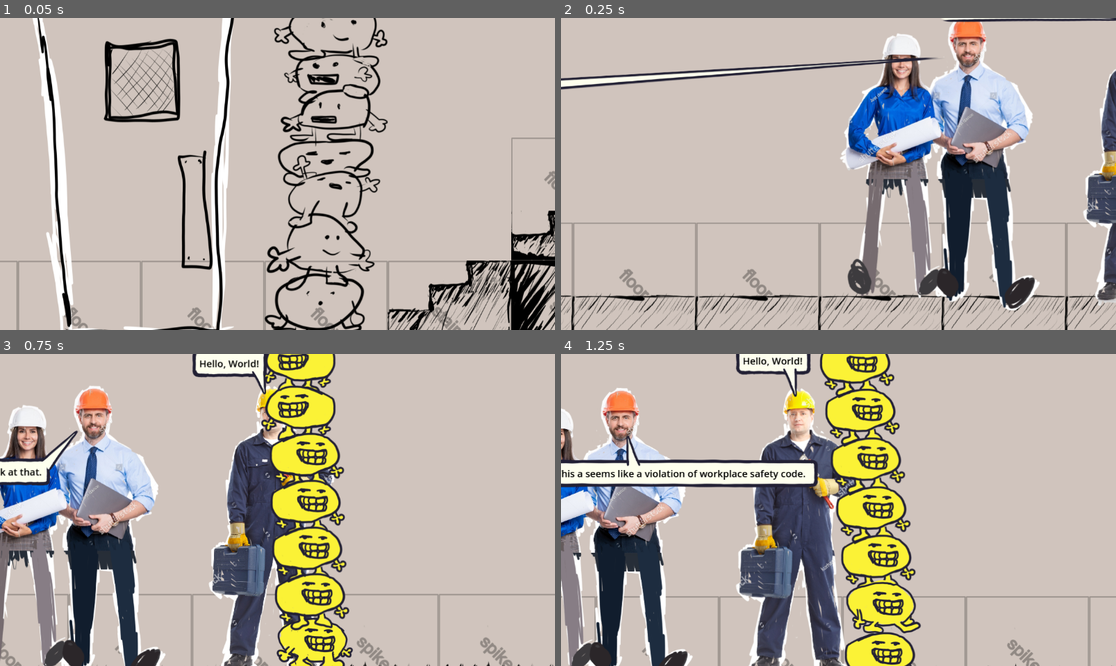
Above: before the commit, frames 1-4 (two rows, left to right).
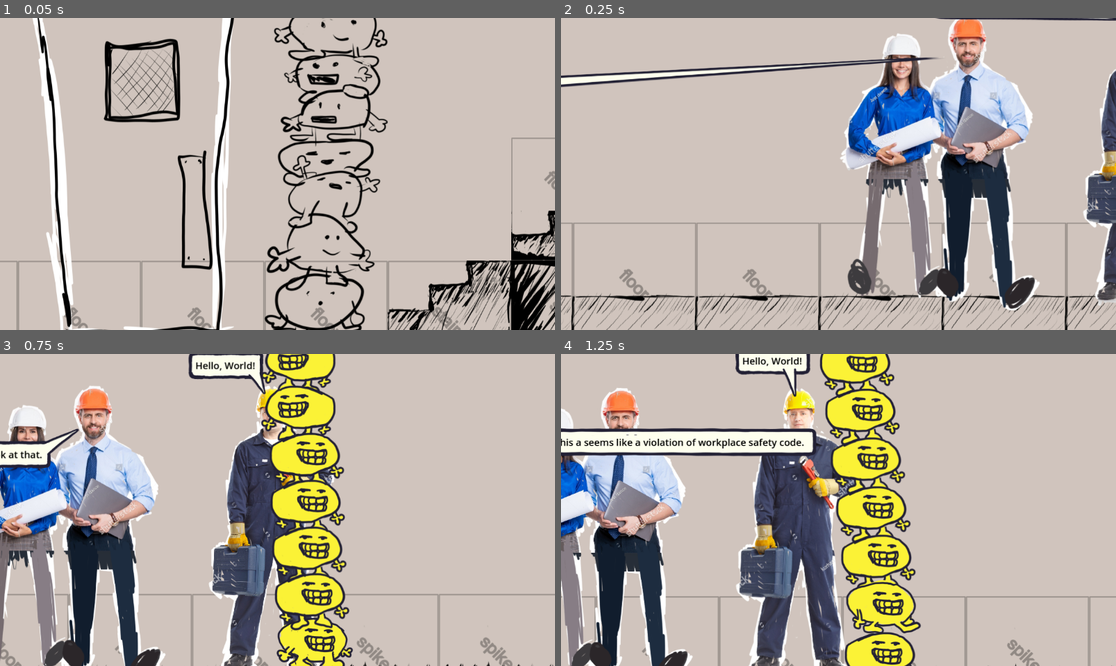
Above: after the commit, the same moments.

Repository: JCoMcL/gourt-game
Game: Godot game, scene res://level/office-level.tscn
Same seed, same stepped clock (60 frames per second), same inputs: the game is played once before the commit and once after it.
Inputs (mouse positions are in pixels of both pictures, inside the frame that each line leads up to):
- Up to frame 1 (0.05 s): no input
- Up to frame 2 (0.25 s): no input
- Up to frame 3 (0.75 s): move the mouse to (399, 494) at 0.52 s; hold Right (go right) from 0.53 s (still down); hold Up (enter door) from 0.53 s (still down); click (399, 494) at 0.67 s
- Up to frame 4 (1.25 s): keep holding Right (go right); keep holding Up (enter door)

Frame 1 is identical in both runs. In frame 2, 1.8% of the frame differs, in the area x 0-100%, y 0-23%; in frame 3, 2.2%; in frame 4, 7.9%, in the area x 0-47%, y 0-43%.

Commit message:
tweak speech bubble on-screen placement for nicer looking results

Diff:
--- a/tools/yute.gd
+++ b/tools/yute.gd
@@ -46,7 +46,7 @@
 		return get_nearest_point_on_perimeter(outer, v) - v
 	).reduce(func(v:Vector2, longest):
 		return v if v.length_squared() > longest.length_squared() else longest
-	) + inner.position
+	) * 1.01 + inner.position
 
 	#test that it works
 	var new_inner = Rect2(out, inner.size)
--- a/ui/speech_bubble/speech_bubble.gd
+++ b/ui/speech_bubble/speech_bubble.gd
@@ -42,7 +42,6 @@
 		self.weight = weight
 
 	func calculate():
-		print(f.call())
 		return f.call()
 
 var position_goals = [
@@ -60,13 +59,13 @@
 	,1),
 
 	Position_Goal.new(func on_screen():
-	var r = get_rect()
+	var r = get_rect().grow(32)
 	r.position = global_position #TODO getting our own global rect reliably is more steps than this
 	var screen_rect = Yute.get_viewport_world_rect(self)
 	if screen_rect.encloses(r):
 		return null #goal is satisfied
-	return Yute.nearest_overlapping_position(r, Yute.get_viewport_world_rect(self))
-	,9999)
+	return Yute.nearest_overlapping_position(r, screen_rect)
+	,50)
 
 	# optimal tail length
 	# away from other actors
@@ -100,7 +99,7 @@
 	for i in range(iterations):
 		update_position(delta)
 
-func _physics_process(delta: float) -> void:
+func _process(delta: float) -> void:
 	if not Engine.is_editor_hint():
 		update_position(delta)
 
